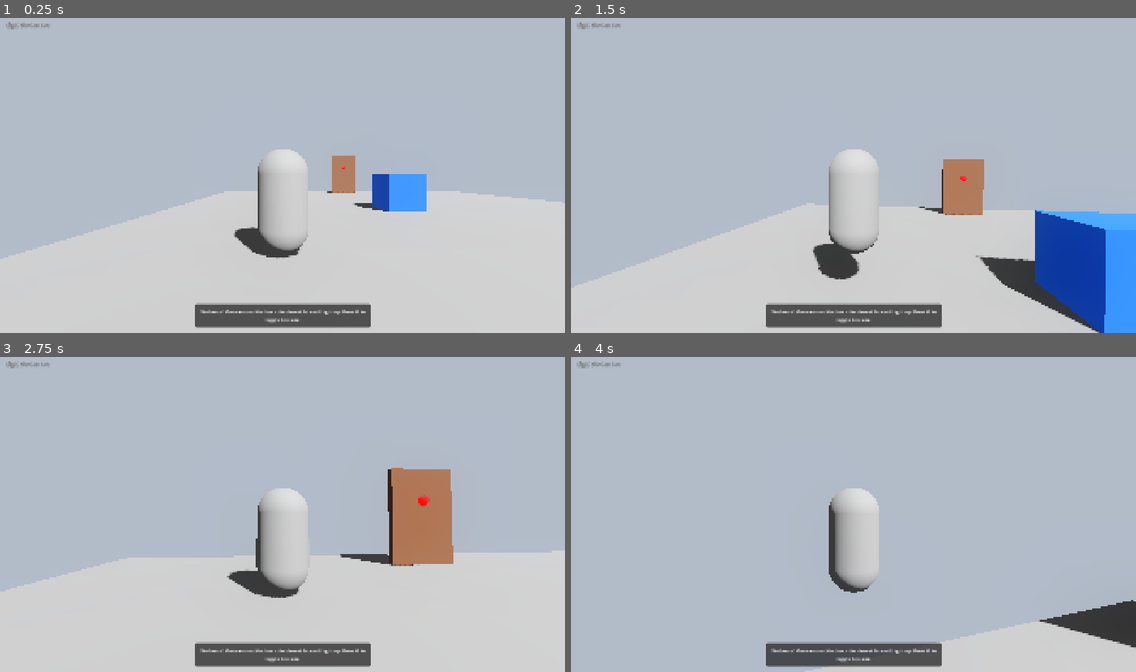
Above: before the commit, frames 1-4 (two rows, left to right).
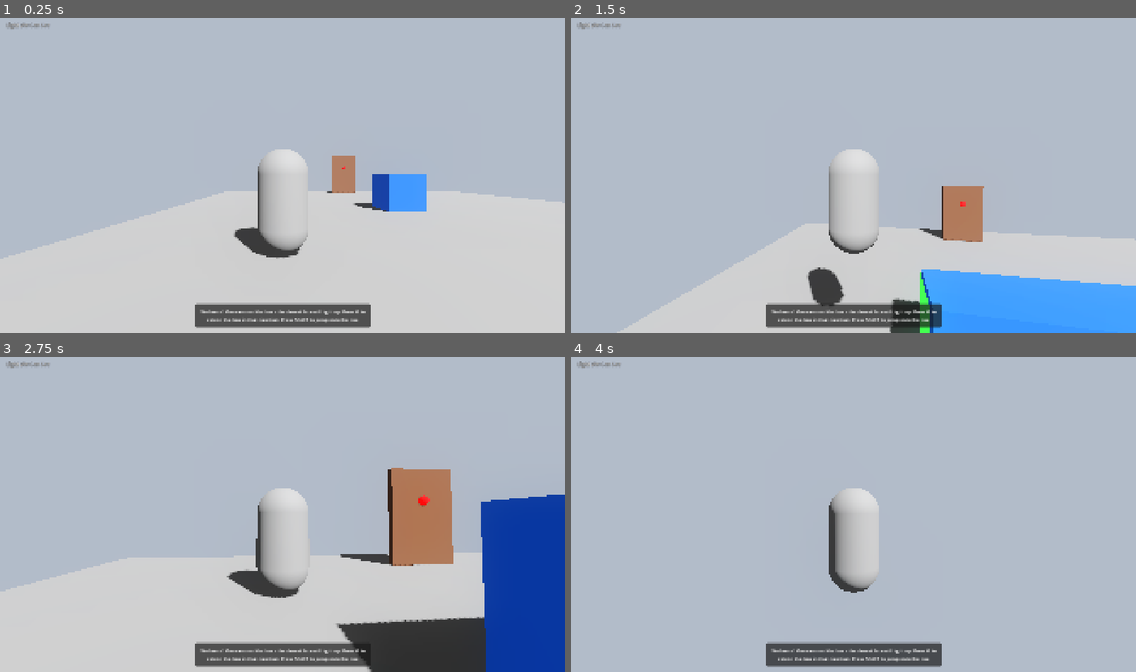
Above: after the commit, the same moments.

Repository: JacobSchantz/LightWeCanSee
Game: Godot game, scene res://scenes/tutorial_level.tscn
Same seed, same stepped clock (60 frames per second), same inputs: the game is played once before the commit and once after it.
Inputs (mouse positions are in pixels of both pictures, inside the frame that each line leads up to):
- Up to frame 1 (0.25 s): no input
- Up to frame 2 (1.5 s): tap G (extend_box) at 0.5, 0.6, 1.25, 1.35 s; move the mouse to (881, 172) at 0.52 s; hold Up (ui_up) from 0.53 s (still down); click (881, 172) at 0.67 s; tap Enter (ui_accept) at 0.77 s; move the mouse to (825, 175) at 1.27 s
- Up to frame 3 (2.75 s): keep holding Up (ui_up); tap Enter (ui_accept) at 1.52 s; tap G (extend_box) at 2, 2.1 s; move the mouse to (293, 508) at 2.02 s
- Up to frame 4 (4 s): keep holding Up (ui_up); tap G (extend_box) at 2.75, 2.85, 3.5, 3.6 s; move the mouse to (847, 517) at 2.77 s; click (847, 517) at 2.92 s; tap Enter (ui_accept) at 3.02, 3.77 s; move the mouse to (893, 517) at 3.52 s

The runs differ from the first frame. In frame 1, 0.2% of the frame differs, in the area x 36-64%, y 95-97%; in frame 2, 21%, in the area x 0-100%, y 44-100%; in frame 3, 12%; in frame 4, 6.2%.

Commit message:
looking pretty good

Diff:
--- a/scripts/interactive_box.gd
+++ b/scripts/interactive_box.gd
@@ -31,7 +31,6 @@
 	"z_pos": 0,  # Front side
 	"z_neg": 0   # Back side
 }
-var max_expansions = 5  # Maximum number of expansions per side
 
 func _ready():
 	# Add this box to the extendable_box group
@@ -83,25 +82,51 @@
 	for face_data in faces:
 		face_data.node.visible = false
 
-	# Show the closest face if player is close enough
+	# Show the face based on player position relative to the box
 	if player:
-		var closest_face_index = -1
-		var closest_distance = 999999.0
-
-		# Update face world positions (in case box moved or scaled)
-		update_face_world_positions()
-
-		# Find the closest face
-		for i in range(faces.size()):
-			var distance = player.global_position.distance_to(faces[i].world_pos)
-
-			if distance < closest_distance:
-				closest_distance = distance
-				closest_face_index = i
-
-		# Make the closest face visible if within detection radius
-		if closest_face_index >= 0 and closest_distance < detection_radius:
-			faces[closest_face_index].node.visible = true
+		# Get player position relative to box center (ignoring Y axis)
+		var rel_x = player.global_position.x - global_position.x
+		var rel_z = player.global_position.z - global_position.z
+
+		# Scale the relative position based on box scale to account for expansion
+		rel_x /= scale.x
+		rel_z /= scale.z
+
+		# Check if player is close enough to the box
+		var distance = Vector2(rel_x, rel_z).length()
+		if distance < detection_radius * 2:  # Increased radius for better detection
+			# Determine which face to show based on which side of the diagonal the player is on
+			var visible_face = null
+
+			# Add a small epsilon to prevent ambiguity at exact corners
+			var epsilon = 0.001
+
+			# Handle exact corner cases
+			if abs(abs(rel_x) - abs(rel_z)) < epsilon:
+				# Player is very close to a diagonal line
+				# Choose based on which quadrant they're in
+				if rel_x > 0 and rel_z > 0:
+					visible_face = red_face  # Front-right corner, default to front
+				elif rel_x < 0 and rel_z > 0:
+					visible_face = red_face  # Front-left corner, default to front
+				elif rel_x > 0 and rel_z < 0:
+					visible_face = yellow_face  # Back-right corner, default to right
+				else:
+					visible_face = purple_face  # Back-left corner, default to back
+			else:
+				# Normal diagonal line check
+				if rel_x > rel_z and rel_x > -rel_z:
+					visible_face = yellow_face  # Right face (positive X)
+				elif rel_x < rel_z and rel_x < -rel_z:
+					visible_face = green_face   # Left face (negative X)
+				elif rel_z > rel_x and rel_z > -rel_x:
+					visible_face = red_face     # Front face (positive Z)
+				else:
+					visible_face = purple_face  # Back face (negative Z)
+
+			# Make the selected face visible
+			if visible_face:
+				visible_face.visible = true
 
 func create_face_interaction_areas():
 	# Create a large Area3D around the box
@@ -201,11 +226,6 @@
 	elif extension_direction.z < 0:
 		side_key = "z_neg"  # Back side
 
-	# Check if we've reached the maximum number of expansions for this side
-	if expansion_count[side_key] >= max_expansions:
-		print(face_name + " has reached maximum expansion")
-		return
-
 	# Calculate the new scale and position
 	var current_scale = scale
 	var new_scale = current_scale
--- a/scripts/player.gd
+++ b/scripts/player.gd
@@ -1,7 +1,7 @@
 extends CharacterBody3D
 
 const SPEED = 5.0
-const JUMP_VELOCITY = 4.5
+const JUMP_VELOCITY = 6.5  # Increased from 4.5 to allow jumping onto boxes
 const ROTATION_SPEED = 5.0
 
 # Fall detection
--- a/scripts/tutorial_level.gd
+++ b/scripts/tutorial_level.gd
@@ -33,7 +33,7 @@
 	add_to_group("level")
 
 	# Initialize UI
-	update_instruction("Welcome! Move around the box - the closest face will light up. Press G to toggle box size.")
+	update_instruction("Welcome! Move around the box - the closest face will light up. Press G to extend the box in that direction. Press SPACE to jump onto the box.")
 	update_progress("Light We Can See")
 
 	# Set up mouse capture for first-person control
